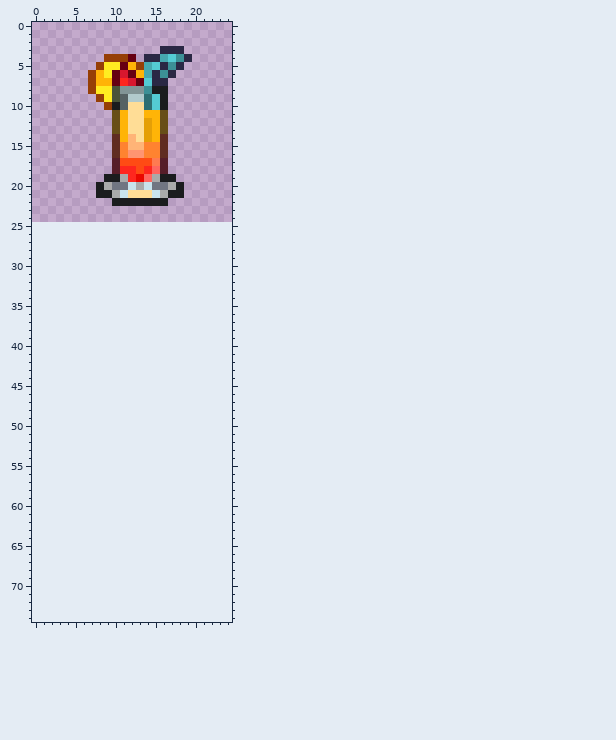
Sprite sheet: Sources/Modules/FoodModule/Items/ModDrink/Sunrise.png. Above is the file before it was changed.
The file is 50x50 pixels, drawn in blocks of 2x2; one block is one cell here. The old version is drawn lined up with the new one, on the new canvas.
Once edited:
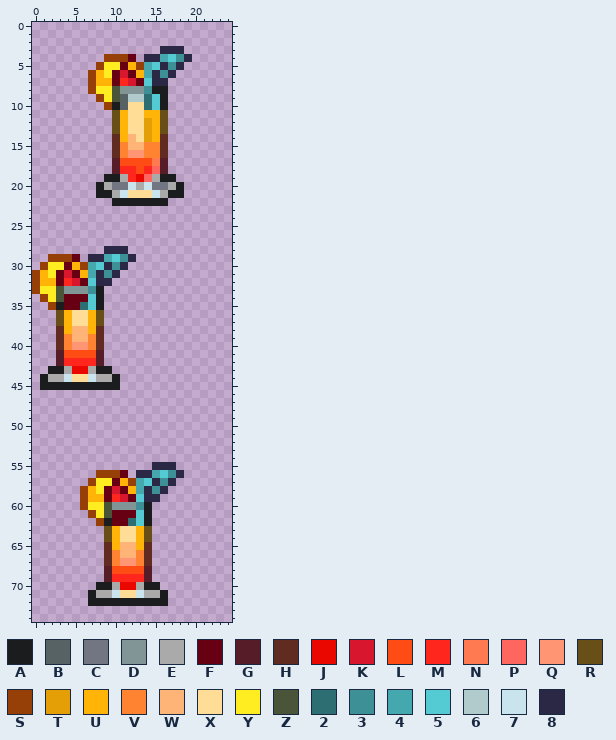
Palette (. is transparent): A #1b1c1e  B #566263  C #717682  D #829596  E #aaaaaa  F #660012  G #561d29  H #602c21  J #ea0700  K #d8172e  L #ff4b14  M #ff261e  N #ff7a51  P #ff6660  Q #ff9572  R #684e17  S #963f06  T #e59f06  U #ffb407  V #ff8330  W #ffb477  X #ffdd96  Y #ffec21  Z #495439  2 #2d6e72  3 #3c9096  4 #46a8af  5 #54cbd3  6 #b1cacc  7 #c9e4ed  8 #2a2844
The edit:
canvas 25x25 -> 25x75
y 28: x 9..11 ... -> 888
y 29: x 2..5 .... -> SSSF; x 7..12 ...... -> 884538
y 30: x 1..11 ........... -> SYYFUS45838
y 31: x 0..10 ........... -> SUYFKFU4838
y 32: x 0..9 .......... -> SUUFMKF588
y 33: x 0..8 ......... -> SYYZDDD3A
y 34: x 1..8 ........ -> SYZFFF5A
y 35: x 2..8 ....... -> SAFF25A
y 36..37: x 3..8 ...... -> RUXXUR
y 38: x 3..8 ...... -> HUWWUH
y 39: x 3..8 ...... -> HVWWVH
y 40: x 3..8 ...... -> HVQQVH
y 41: x 3..8 ...... -> GLLLLG
y 42: x 3..8 ...... -> GMMMMG
y 43: x 2..9 ........ -> AAEJJEAA
y 44: x 1..10 .......... -> AEE7XX7EEA
y 45: x 1..10 .......... -> AAAAAAAAAA
y 55: x 15..17 ... -> 888
y 56: x 8..11 .... -> SSSF; x 13..18 ...... -> 884538
y 57: x 7..17 ........... -> SYYFUS45838
y 58: x 6..16 ........... -> SUYFKFU4838
y 59: x 6..15 .......... -> SUUFMKF588
y 60: x 6..14 ......... -> SYYZDDD3A
y 61: x 7..14 ........ -> SYZFFF5A
y 62: x 8..14 ....... -> SAFF25A
y 63..64: x 9..14 ...... -> RUXXUR
y 65: x 9..14 ...... -> HUWWUH
y 66: x 9..14 ...... -> HVWWVH
y 67: x 9..14 ...... -> HVQQVH
y 68: x 9..14 ...... -> GLLLLG
y 69: x 9..14 ...... -> GMMMMG
y 70: x 8..15 ........ -> AAEJJEAA
y 71: x 7..16 .......... -> AEE7XX7EEA
y 72: x 7..16 .......... -> AAAAAAAAAA
Boxes around the changes in both pictures, in picture pixels (x1, y1, x2, y2):
added: (32, 246, 136, 390)
added: (80, 462, 184, 606)
